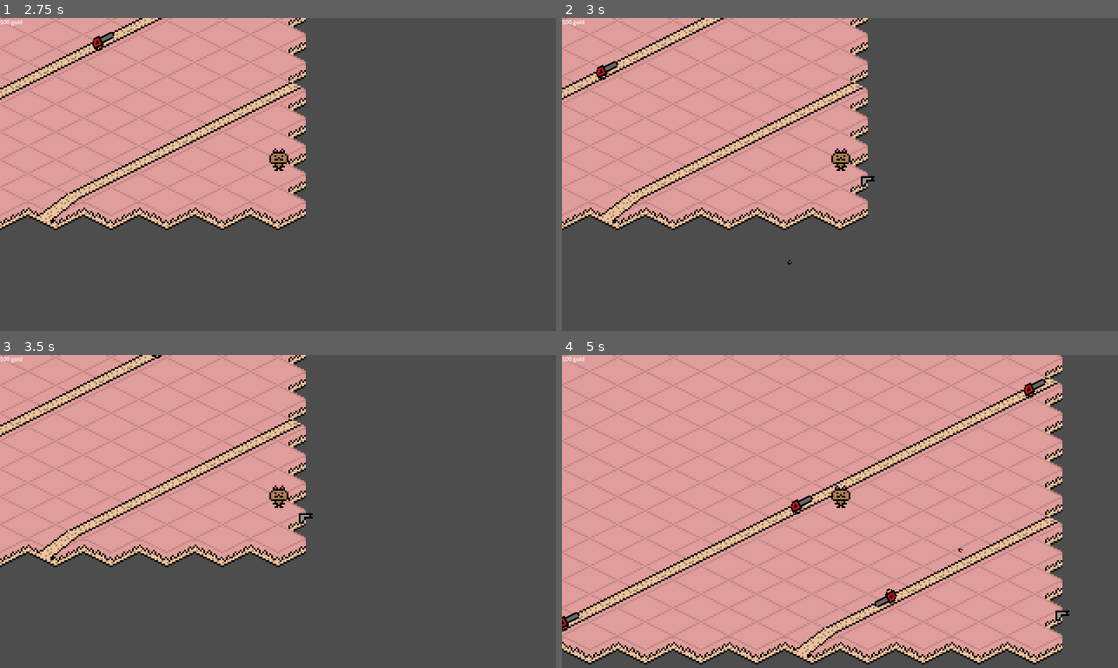
Above: before the commit, frames 1-4 (two rows, left to right).
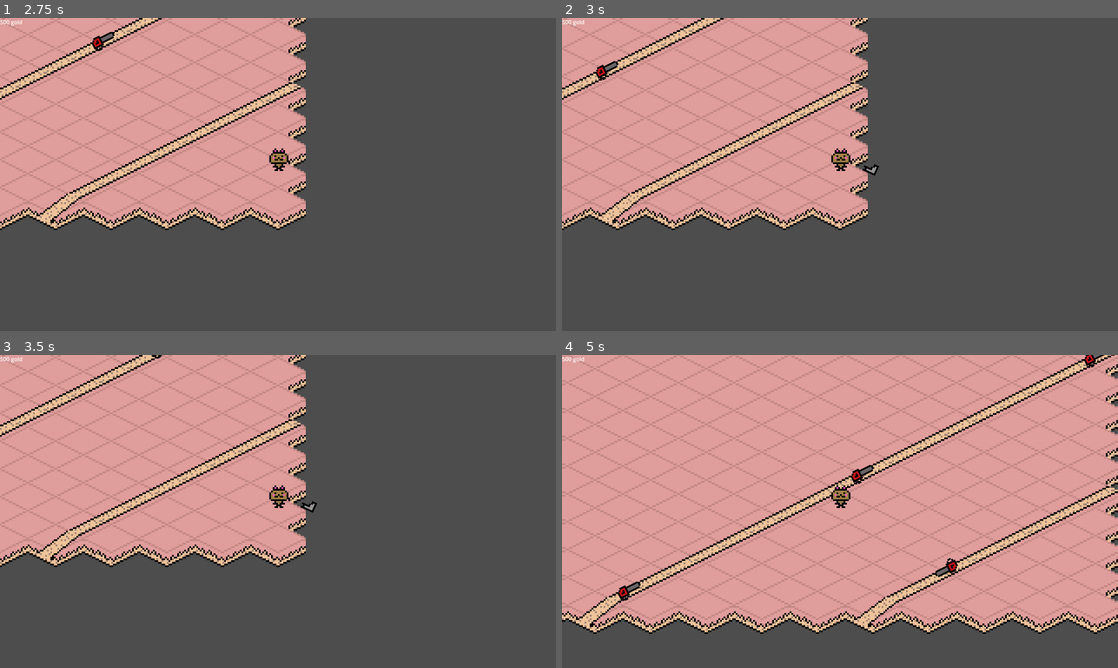
Above: after the commit, the same moments.

Repository: HoppenR/serial-td
Game: Godot game, scene res://level1.tscn
The game is run twice, just before and just after one commit, with the same random seed, the same clock (stepped at 60 frames per second) and the same inputs.
Inputs (mouse positions are in pixels of both pictures, inside the frame that each line leads up to):
- Up to frame 1 (2.75 s): tap Enter at 0.5 s; move the mouse to (400, 158) at 0.52 s; hold Right (ui_right) 0.53-1.25 s; click (400, 158) at 0.67 s; drag from (166, 190) to (250, 237) at 1.27 s; move the mouse to (333, 105) at 2.02 s; hold Right (ui_right) from 2.03 s (still down); click (333, 105) at 2.17 s
- Up to frame 2 (3 s): release Right (ui_right) at 2.75 s; drag from (812, 237) to (673, 127) at 2.77 s
- Up to frame 3 (3.5 s): no input
- Up to frame 4 (5 s): tap Space at 3.5 s; move the mouse to (1006, 558) at 3.52 s; hold Left (ui_left) 3.53-4.25 s; click (1006, 558) at 3.67 s; drag from (673, 464) to (756, 433) at 4.27 s

Frame 1 is identical in both runs. In frame 2, 0.1% of the frame differs, in the area x 40-57%, y 46-79%; in frame 3, 0.1%; in frame 4, 32%, in the area x 0-100%, y 0-99%.

Commit message:
functional gameplay

Diff:
--- a/serial-td/enemy/baseenemy.gd
+++ b/serial-td/enemy/baseenemy.gd
@@ -1,11 +1,17 @@
 extends PathFollow2D
 
 var speed = 150
+var hp = 2
 
 func _physics_process(delta: float) -> void:
 	_move(delta)
 	if get_progress() == 1:
-		queue_free()
+		get_parent().queue_free()
 
 func _move(delta: float) -> void:
 	set_progress(get_progress() + speed * delta)
+
+func take_damage(amount: int) -> void:
+	hp -= amount
+	if hp < 1:
+		queue_free()
--- a/serial-td/enemy/baseenemy.tscn
+++ b/serial-td/enemy/baseenemy.tscn
@@ -1,7 +1,9 @@
-[gd_scene load_steps=3 format=3 uid="uid://04umrdjkuf2o"]
+[gd_scene load_steps=4 format=3 uid="uid://04umrdjkuf2o"]
 
 [ext_resource type="Script" path="res://enemy/baseenemy.gd" id="1_6bfa8"]
 [ext_resource type="Texture2D" uid="uid://bolrslqwfmv44" path="res://assets/saw.png" id="2_1ui3w"]
+
+[sub_resource type="RectangleShape2D" id="RectangleShape2D_me7oi"]
 
 [node name="BaseEnemy" type="PathFollow2D"]
 texture_filter = 1
@@ -9,3 +11,9 @@
 
 [node name="Sprite" type="Sprite2D" parent="."]
 texture = ExtResource("2_1ui3w")
+
+[node name="Hitbox" type="CharacterBody2D" parent="."]
+
+[node name="CollisionShape2D" type="CollisionShape2D" parent="Hitbox"]
+shape = SubResource("RectangleShape2D_me7oi")
+one_way_collision_margin = 0.0
--- a/serial-td/kit/kit.gd
+++ b/serial-td/kit/kit.gd
@@ -4,7 +4,7 @@
 @onready var tileMap: TileMapLayer = $"../PlayerTraversal"
 
 var inputDirection: Vector2
-var prevInputDirection: Vector2
+var prevInputDirection: Vector2 = Vector2.UP
 
 var moving: bool = false
 var tileSize: int = 16
--- a/serial-td/projectiles/basicprojectile.gd
+++ b/serial-td/projectiles/basicprojectile.gd
@@ -2,6 +2,8 @@
 
 var speed: float = 15
 var lifeTime: float = 2.0
+var damage: int = 3
+var pierce: int = 5
 
 var clockTicking: bool = false
 
@@ -22,3 +24,10 @@
 
 func _kill_self() -> void:
 	queue_free()
+
+func _on_hitbox_body_entered(body: Node2D) -> void:
+	if body.name != "Kit":
+		pierce -= 1
+		body.get_parent().take_damage(damage)
+		if pierce < 1:
+			queue_free()
--- a/serial-td/projectiles/basicprojectile.tscn
+++ b/serial-td/projectiles/basicprojectile.tscn
@@ -1,7 +1,10 @@
-[gd_scene load_steps=3 format=3 uid="uid://dobxqlxpeykqw"]
+[gd_scene load_steps=4 format=3 uid="uid://dobxqlxpeykqw"]
 
 [ext_resource type="Script" path="res://projectiles/basicprojectile.gd" id="1_5pa1d"]
 [ext_resource type="Texture2D" uid="uid://da3ct1y0eykid" path="res://assets/projectile.png" id="2_wvtg2"]
+
+[sub_resource type="RectangleShape2D" id="RectangleShape2D_i0ure"]
+size = Vector2(20, 16)
 
 [node name="BasicProjectile" type="Node2D"]
 script = ExtResource("1_5pa1d")
@@ -9,3 +12,12 @@
 [node name="Sprite" type="Sprite2D" parent="."]
 texture_filter = 1
 texture = ExtResource("2_wvtg2")
+
+[node name="Hitbox" type="Area2D" parent="."]
+
+[node name="CollisionShape2D" type="CollisionShape2D" parent="Hitbox"]
+position = Vector2(0.5, 0)
+scale = Vector2(0.25, 0.25)
+shape = SubResource("RectangleShape2D_i0ure")
+
+[connection signal="body_entered" from="Hitbox" to="." method="_on_hitbox_body_entered"]
--- a/serial-td/towers/base/baset1.gd
+++ b/serial-td/towers/base/baset1.gd
@@ -1 +1,8 @@
 extends "res://towers/turret.gd"
+
+#func _on_range_body_entered(body: Node2D) -> void:
+#	pass # Replace with function body.
+
+
+#func _on_range_body_exited(body: Node2D) -> void:
+#	pass # Replace with function body.
--- a/serial-td/towers/base/baset1.tscn
+++ b/serial-td/towers/base/baset1.tscn
@@ -1,7 +1,9 @@
-[gd_scene load_steps=3 format=3 uid="uid://bo075tjgom5t0"]
+[gd_scene load_steps=4 format=3 uid="uid://bo075tjgom5t0"]
 
 [ext_resource type="Script" path="res://towers/base/baset1.gd" id="1_gamph"]
 [ext_resource type="Texture2D" uid="uid://c57l7fltp4lfp" path="res://assets/gun.png" id="2_qfphf"]
+
+[sub_resource type="RectangleShape2D" id="RectangleShape2D_iidsp"]
 
 [node name="BaseT1" type="Node2D"]
 texture_filter = 1
@@ -11,3 +13,13 @@
 [node name="Sprite" type="Sprite2D" parent="."]
 scale = Vector2(2, 2)
 texture = ExtResource("2_qfphf")
+
+[node name="Range" type="Area2D" parent="."]
+scale = Vector2(5, 5)
+
+[node name="CollisionShape2D" type="CollisionShape2D" parent="Range"]
+scale = Vector2(1.25, 1.25)
+shape = SubResource("RectangleShape2D_iidsp")
+
+[connection signal="body_entered" from="Range" to="." method="_on_range_body_entered"]
+[connection signal="body_exited" from="Range" to="." method="_on_range_body_exited"]
--- a/serial-td/towers/turret.gd
+++ b/serial-td/towers/turret.gd
@@ -1,23 +1,32 @@
 extends Node2D
 
 var projectileload = preload("res://projectiles/basicprojectile.tscn")
-var shootSpeed: float = 1.0
+var shootSpeed: float = 0.4
 var isReady: bool = true
 
+var targetPosition: Vector2
+
+var enemyArray = []
+
 func _physics_process(delta: float) -> void:
-	#_turn()
-	if isReady:
+	_turn()
+	if isReady and not enemyArray.is_empty():
 		_shoot()
 
 func _turn() -> void:
-	var targetPosition = get_global_mouse_position()
+	if not enemyArray.is_empty():
+		targetPosition = enemyArray[0].global_position
+
 	get_node("Sprite").look_at(targetPosition)
 
 func _shoot() -> void:
 	isReady = false
+	if not enemyArray.is_empty():
+		targetPosition = enemyArray[0].global_position
+
 	var projectile = projectileload.instantiate()
 	add_child(projectile)
-	projectile.look_at(get_global_mouse_position())
+	projectile.look_at(targetPosition)
 	projectile.global_position = global_position
 
 	var timer = Timer.new()
@@ -28,3 +37,10 @@
 
 func _become_ready() -> void:
 	isReady = true
+
+func _on_range_body_entered(body) -> void:
+	if body.name != "Kit":
+		enemyArray.append(body.get_parent())
+
+func _on_range_body_exited(body) -> void:
+	enemyArray.erase(body.get_parent())
--- /dev/null
+++ b/serial-td/utility/gamedata.gd
@@ -0,0 +1,9 @@
+extends Node
+
+var tower_data = {
+	"baset1": {
+		"damage": 1,
+		"rof": 1,
+		"range": 200
+	},
+}
